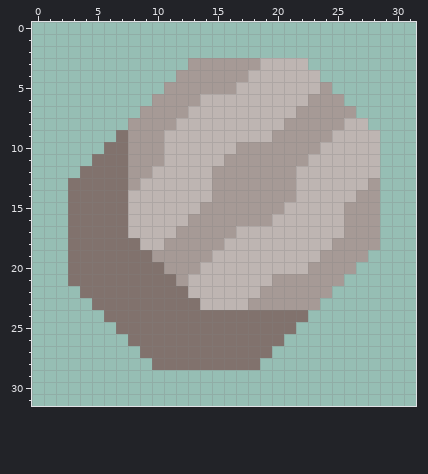
Two states of a pixel-art sprite, assets/sprites-raw/items/compound.png. The picture above is the old version.
The file is 32x32 pixels.
After the commit:
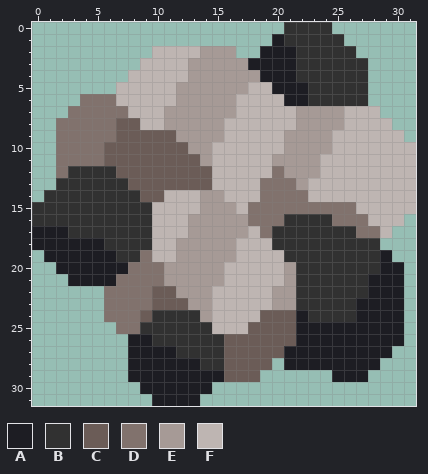
Palette (. is transparent): A #1d1d23  B #313131  C #6b5c57  D #81726d  E #a69a96  F #beb5b2
The commit says: some drawers and compound resprite
Difference:
Changed rows in their new state; - is an unchanged pixel.
first column x 0:
 0 ---------------------BBBB-------
 1 --------------------ABBBBB------
 2 ----------FFFFEEE--AAABBBBB-----
 3 ---------FFFF-----AAAABBBBBB----
 4 --------FFFFF-----EAAABBBBBB----
 5 -------FFFFF-----E--AAABBBBB----
 6 ----DDDFFFFF--EEE----AABBBBB----
 7 ---DDDDDFFF--EEEE---------FFF---
 8 --DDDDDCCFF-EEEE-----F------FF--
 9 --DDDDDCCCCCEEEE----F--------FF-
10 --DDDDCCCCCCCEE--FFFF---E----FFF
11 --DDD-CCCCCCCCE-FFFF---E-----FFF
12 --DBBBBCCCCCCCCFFFFFD-EE-----FFF
13 --BBBBBBCCCCCCCFFFFDDDE-----FFFF
14 -BBBBBBBBCC---E-FFFDDDD----FFFFF
15 BBBBBBBBBB-------FDDDDDDDDDFFFFF
16 BBBBBBBBBB--------DDDBBBBDDDFFF-
17 AAABBBBBBB--F----E-DBBBBBBBDDF--
18 AAAAAABBBB-F----E---BBBBBBBBB---
19 -AAAAAABB-FF---EE----BBBBBBBBA--
20 --AAAAAA------EE-----EBBBBBBBAA-
21 ---AAAA----E-EEE----F-BBBBBBAAA-
22 ----..----CCEEE----F--BBBBBBAAA-
23 -----.----CCCEE---FF--BBBBBAAAA-
24 ---------CBBBBEFFFFCCCABBBBAAAA-
25 ---------BBBBBBFFFCCCCAAAAAAAAA-
26 --------AABBBBBBCCCCCCAAAAAAAAA-
27 --------AAAABBBBCCCCCAAAAAAAAA--
28 --------AAAAAABBCCCC-AAAAAAAA---
29 --------AAAAAAAACCC------AAA----
30 ---------AAAAAA-----------------
31 ----------AAAA------------------
